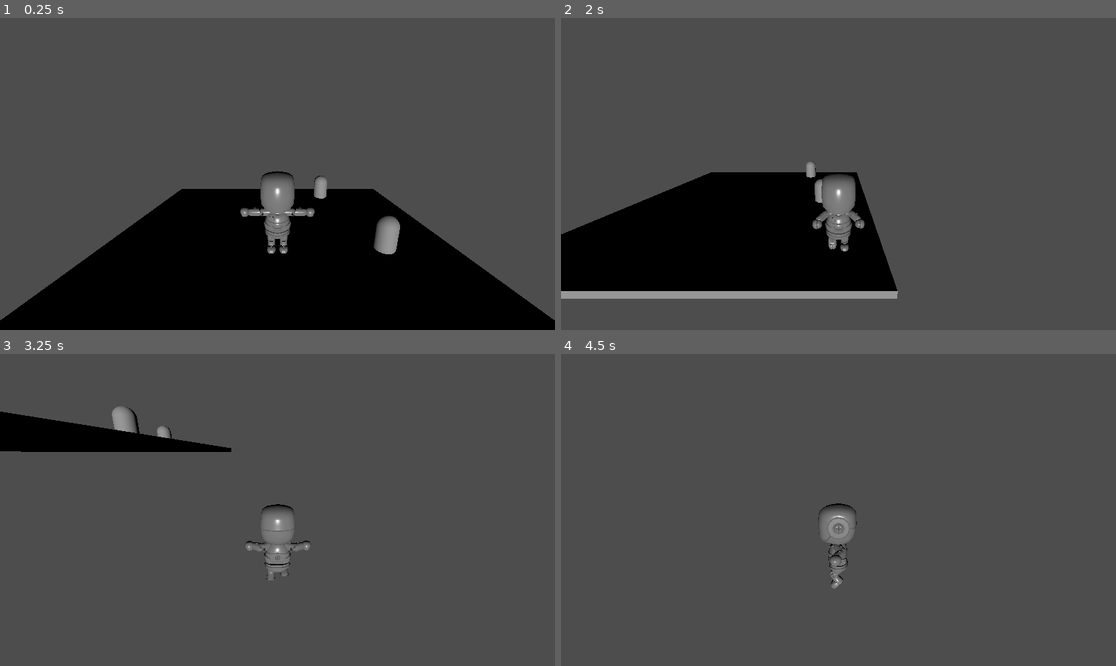
Above: before the commit, frames 1-4 (two rows, left to right).
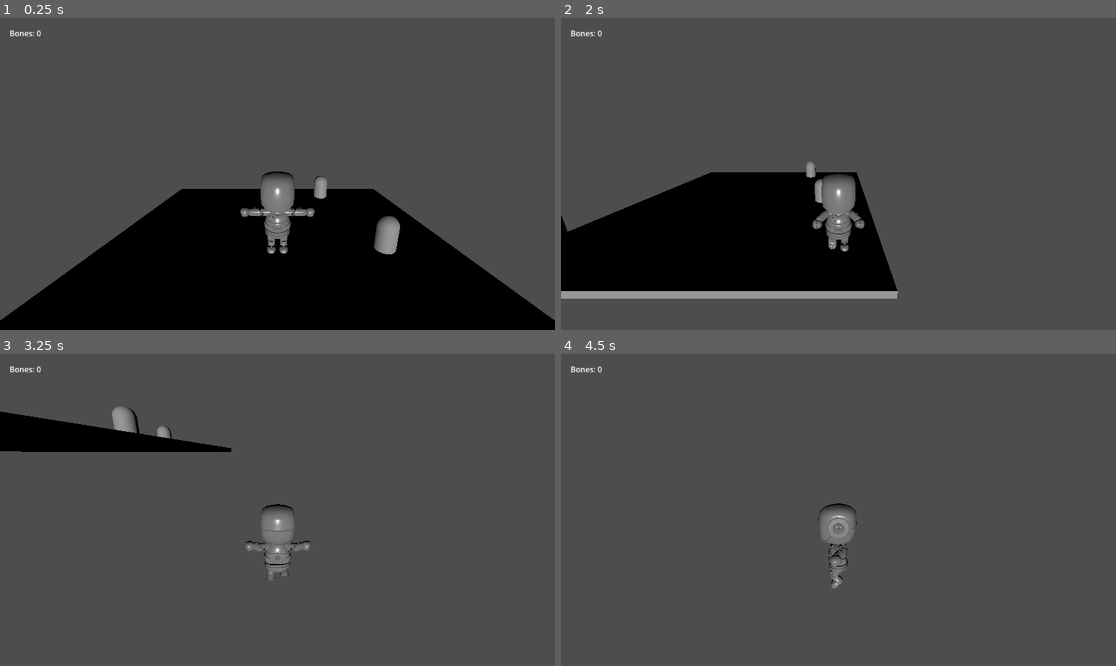
Above: after the commit, the same moments.

Repository: kyanethmoran/For-Better-or-Bones
Game: Godot game, scene res://levels/test_level.tscn
Two runs of this game, one before a commit and one after it. Both use one fixed random seed, a clock stepped at 60 frames per second and the inputs below.
Inputs:
- Up to frame 1 (0.25 s): no input
- Up to frame 2 (2 s): tap Enter at 0.5 s; hold D (move_right) 0.53-1.28 s; tap Space (jump) at 0.77, 1.52 s; hold S (move_back) from 1.28 s (still down)
- Up to frame 3 (3.25 s): release S (move_back) at 2.03 s; hold D (move_right) 2.03-2.78 s; hold W (move_forward) from 2.78 s (still down); tap Space (jump) at 3.02 s
- Up to frame 4 (4.5 s): release W (move_forward) at 3.53 s; hold A (move_left) from 3.53 s (still down); tap Space (jump) at 3.77 s

The runs differ from the first frame. In frame 1, less than 0.1% of the frame differs, in the area x 1-8%, y 4-7%; in frame 2, 0.1%, in the area x 0-8%, y 4-70%; in frame 3, less than 0.1%; in frame 4, less than 0.1%.

Commit message:
Add bone counter UI

Diff:
--- a/levels/test_level.tscn
+++ b/levels/test_level.tscn
@@ -2,6 +2,7 @@
 
 [ext_resource type="PackedScene" uid="uid://hqvlsiat2tgb" path="res://characters/player.tscn" id="1_46lwt"]
 [ext_resource type="PackedScene" uid="uid://cllje6ulp78ub" path="res://scenes/pickups/bone_pickup.tscn" id="2_x25rp"]
+[ext_resource type="PackedScene" uid="uid://bgmc7ty5wfa8q" path="res://scenes/ui/game_ui.tscn" id="3_gmgay"]
 
 [sub_resource type="BoxMesh" id="BoxMesh_srpys"]
 size = Vector3(10, 0.2, 10)
@@ -30,4 +31,6 @@
 transform = Transform3D(1, 0, 0, 0, 1, 0, 0, 0, 1, 2, 0.5, -4)
 
 [node name="BonePickup3" parent="." unique_id=883837140 instance=ExtResource("2_x25rp")]
-transform = Transform3D(1, 0, 0, 0, 1, 0, 0, 0, 1, -5, 0.5, 4)
+transform = Transform3D(1, 0, 0, 0, 1, 0, 0, 0, 1, -5, 0.5, 3)
+
+[node name="GameUI" parent="." unique_id=393395971 instance=ExtResource("3_gmgay")]
--- /dev/null
+++ b/scenes/ui/game_ui.gd
@@ -0,0 +1,6 @@
+extends CanvasLayer
+
+@onready var bone_counter_label: Label = $BoneCounterLabel
+
+func update_bone_count(amount: int ) -> void:
+	bone_counter_label.text = "Bones: " + str(amount)
--- /dev/null
+++ b/scenes/ui/game_ui.tscn
@@ -0,0 +1,13 @@
+[gd_scene format=3 uid="uid://bgmc7ty5wfa8q"]
+
+[ext_resource type="Script" uid="uid://rfxmjvxlwcfh" path="res://scenes/ui/game_ui.gd" id="1_gwk6t"]
+
+[node name="GameUI" type="CanvasLayer" unique_id=393395971]
+script = ExtResource("1_gwk6t")
+
+[node name="BoneCounterLabel" type="Label" parent="." unique_id=1059201143]
+offset_left = 20.0
+offset_top = 20.0
+offset_right = 86.0
+offset_bottom = 43.0
+text = "Bones: 0"
--- a/scripts/player.gd
+++ b/scripts/player.gd
@@ -5,6 +5,7 @@
 @export var gravity: float = 9.8
 
 @onready var anim_player: AnimationPlayer = $AnimatedSkeletonVisual/AnimationPlayer
+@onready var game_ui = get_tree().current_scene.get_node("GameUI")
 
 var bones_collected: int = 0
 
@@ -50,3 +51,4 @@
 func collect_bone() -> void:
 	bones_collected += 1
 	print("Bones collected: ", bones_collected)
+	game_ui.update_bone_count(bones_collected)
Not shown, added: scenes/ui/game_ui.gd.uid
